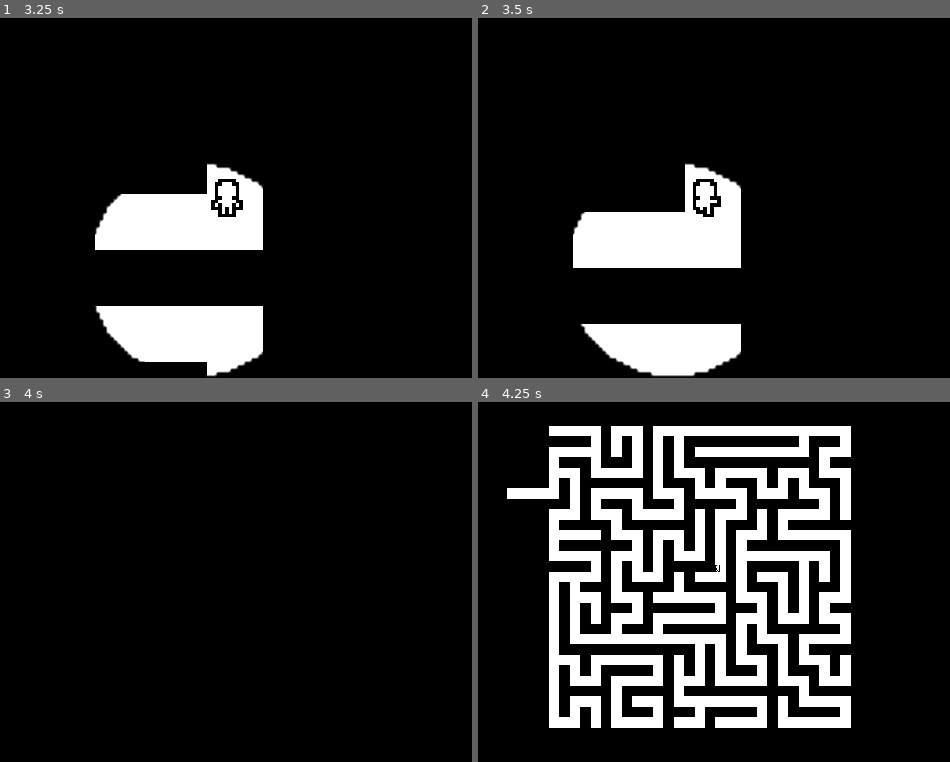
Above: before the commit, frames 1-4 (two rows, left to right).
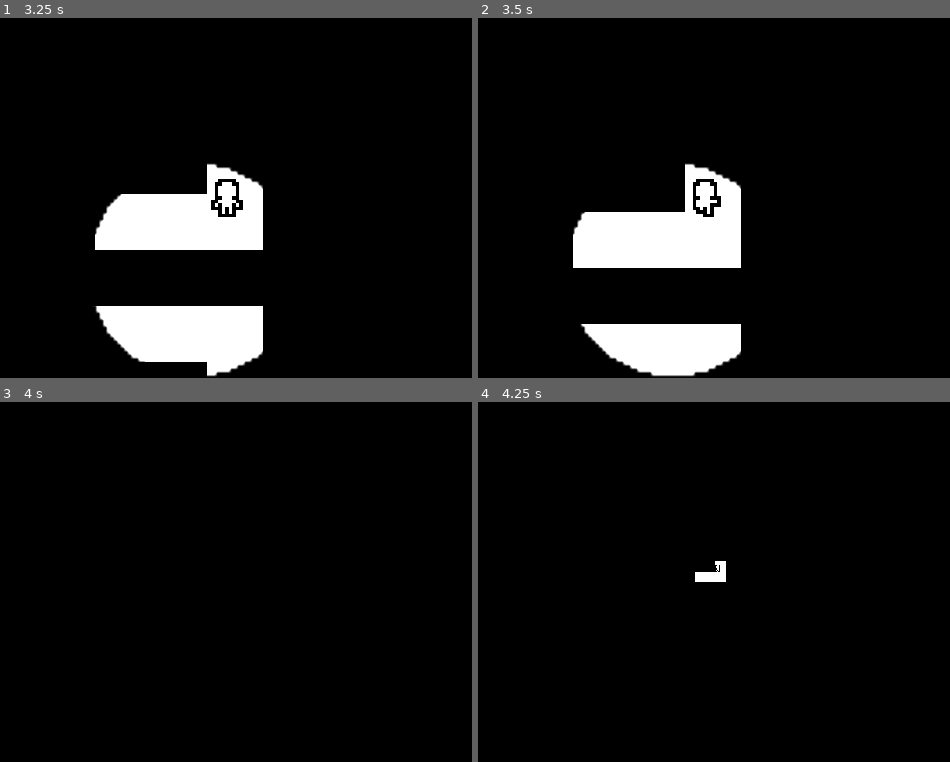
Above: after the commit, the same moments.

Repository: CasBogart/MINOTAUR
Game: Godot game, scene res://src/labyrinth.tscn
Two runs of this game, one before a commit and one after it. Both use one fixed random seed, a clock stepped at 60 frames per second and the inputs below.
Inputs (mouse positions are in pixels of both pictures, inside the frame that each line leads up to):
- Up to frame 1 (3.25 s): tap Enter at 0.5 s; move the mouse to (368, 180) at 0.52 s; hold D (move_right) 0.53-1.28 s; tap Space (lantern_interact) at 0.6, 2, 2.1 s; move the mouse to (99, 216) at 1.27 s; hold S (move_down) 1.28-2.03 s; tap Shift (run) at 1.35, 2.85 s; move the mouse to (292, 118) at 2.02 s; hold D (move_right) 2.03-2.78 s; move the mouse to (193, 270) at 2.77 s; hold W (move_up) from 2.78 s (still down)
- Up to frame 2 (3.5 s): keep holding W (move_up)
- Up to frame 3 (4 s): move the mouse to (420, 636) at 3.52 s; release W (move_up) at 3.53 s; hold A (move_left) from 3.53 s (still down); tap Space (lantern_interact) at 3.6 s
- Up to frame 4 (4.25 s): keep holding A (move_left); tap Tab (map) at 4.15 s

Frames 1-3 are identical in both runs. In frame 4, 29% of the frame differs, in the area x 6-80%, y 6-91%.

Commit message:
i don't know

Diff:
--- a/common/aster/aster.gd
+++ b/common/aster/aster.gd
@@ -13,6 +13,10 @@
 	self.add_to_group("minotarget")
 	SignalBus.open_map.connect(map_open)
 	SignalBus.close_map.connect(map_close)
+
+	set_collision_layer_value(1, true)
+	set_collision_mask_value(3, true)
+	set_collision_mask_value(9, true)
 
 	# this is convoluted but makes sure the character is facing south when you load in
 	animated_sprite.play("walkforward")
--- a/common/exit/exit.gd
+++ b/common/exit/exit.gd
@@ -4,4 +4,4 @@
 
 func _on_area_2d_body_entered(body: Node2D) -> void:
 	if body.is_in_group("minotarget"):
-		pass
+		print("escaped!!!")
--- a/common/exit/exit.tscn
+++ b/common/exit/exit.tscn
@@ -3,26 +3,13 @@
 [ext_resource type="Texture2D" uid="uid://no6712l1o4im" path="res://src/gen_tiles.png" id="1_exfvm"]
 [ext_resource type="Script" uid="uid://bn82gnqsgrc3h" path="res://common/exit/exit.gd" id="2_tm0di"]
 
-[sub_resource type="PhysicsMaterial" id="PhysicsMaterial_tm0di"]
-resource_name = "Wall"
-
-[sub_resource type="PhysicsMaterial" id="PhysicsMaterial_exfvm"]
-resource_name = "Floor"
-
 [sub_resource type="TileSetAtlasSource" id="TileSetAtlasSource_3miut"]
 texture = ExtResource("1_exfvm")
 0:0/0 = 0
-0:0/0/physics_layer_0/polygon_0/points = PackedVector2Array(-8, -8, 8, -8, 8, 8, -8, 8)
 1:0/0 = 0
 2:0/0 = 0
-2:0/0/physics_layer_1/polygon_0/points = PackedVector2Array(-8, -8, 8, -8, 8, 8, -8, 8)
 
 [sub_resource type="TileSet" id="TileSet_6hnuh"]
-physics_layer_0/collision_layer = 4
-physics_layer_0/physics_material = SubResource("PhysicsMaterial_tm0di")
-physics_layer_1/collision_layer = 2
-physics_layer_1/collision_mask = 0
-physics_layer_1/physics_material = SubResource("PhysicsMaterial_exfvm")
 sources/0 = SubResource("TileSetAtlasSource_3miut")
 
 [sub_resource type="RectangleShape2D" id="RectangleShape2D_exfvm"]
@@ -33,7 +20,8 @@
 script = ExtResource("2_tm0di")
 
 [node name="Area2D" type="Area2D" parent="." unique_id=544332018]
-position = Vector2(20, 24)
+position = Vector2(24, 24)
+collision_layer = 0
 
 [node name="CollisionShape2D" type="CollisionShape2D" parent="Area2D" unique_id=361498873]
 shape = SubResource("RectangleShape2D_exfvm")
--- a/src/labyrinth.gd
+++ b/src/labyrinth.gd
@@ -103,8 +103,8 @@
 	return maze
 
 func initialize_fog():
-	for i in size:
-		for j in size:
+	for i in range(-5, size + 5):
+		for j in range(-5, size + 5):
 			fog.set_cell(Vector2i(i, j), 0, Vector2i(0, 0))
 
 func random_coordinate(map_size: int) -> Array:
@@ -179,7 +179,6 @@
 
 
 	var exit_neighbor: Array = possible_exit[rng.randi_range(0, possible_exit.size() - 1)]
-	print(possible_exit)
 
 	if exit_neighbor[0] == 1:
 		map[0][exit_neighbor[1]] = cell_state.VISITED
--- a/src/labyrinth.tscn
+++ b/src/labyrinth.tscn
@@ -64,7 +64,6 @@
 color = Color(0, 0, 0, 1)
 
 [node name="Fog" type="TileMapLayer" parent="." unique_id=1554258463]
-visible = false
 z_index = 1
 enabled = false
 tile_set = SubResource("TileSet_e2clf")
